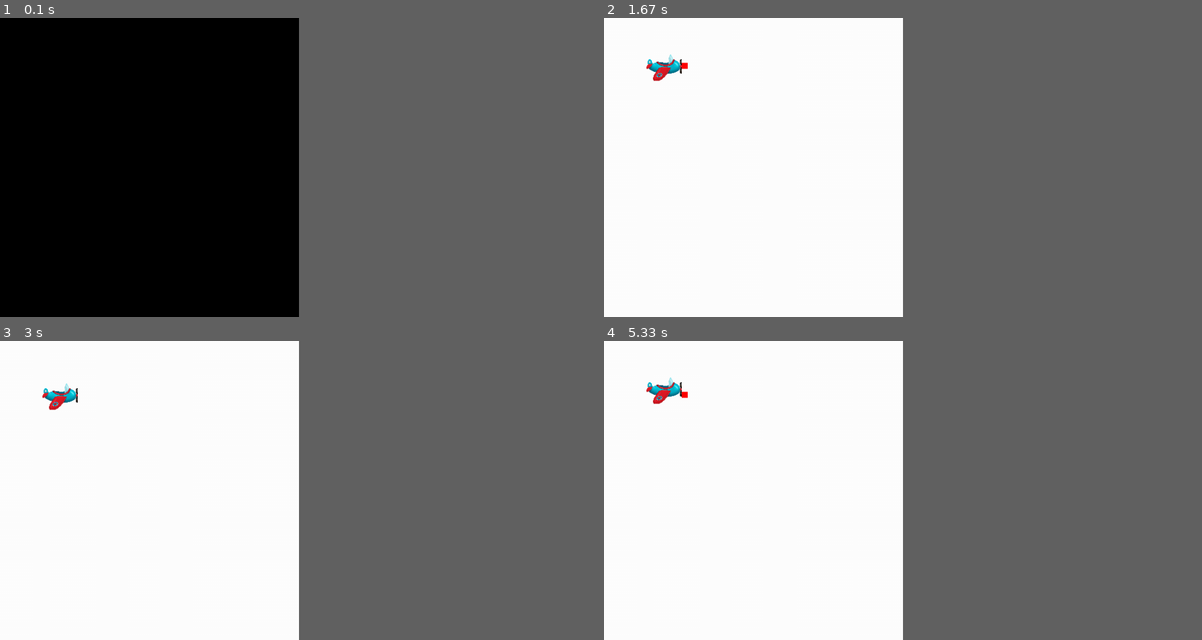
Above: before the commit, frames 1-4 (two rows, left to right).
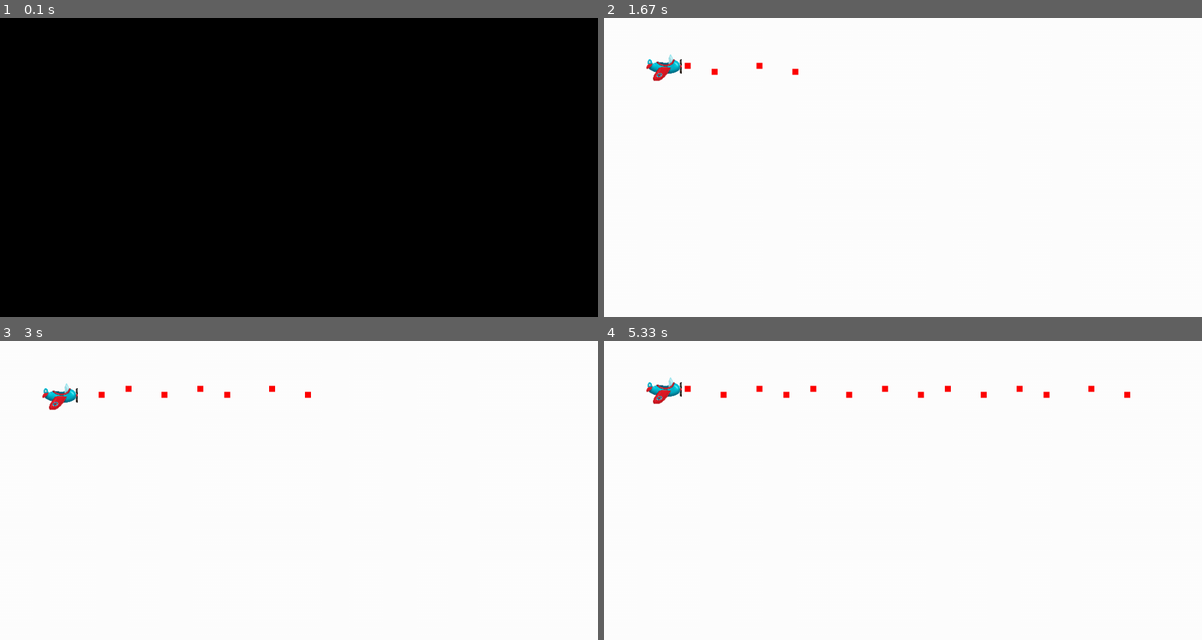
Above: after the commit, the same moments.

Repository: bermmie1000/pygame
Game: pygame game, started from airPlane/test.py
Two runs of this game, one before a commit and one after it. Both use one fixed random seed, a clock stepped at 60 frames per second and the inputs below.
Inputs:
- Up to frame 1 (0.1 s): no input
- Up to frame 2 (1.67 s): tap Space at 0.33, 0.73, 1.23, 1.57 s; hold Up 0.67-1.13 s; hold Down 1.17-1.47 s; hold Up from 1.5 s (still down)
- Up to frame 3 (3 s): release Up at 1.87 s; hold Down 1.9-2.27 s; tap Space at 1.97, 2.37, 2.7 s; hold Up 2.3-2.6 s; hold Down 2.63-2.93 s; hold Up from 2.97 s (still down)
- Up to frame 4 (5.33 s): tap Space at 3.03, 3.43, 3.83, 4.17, 4.5, 4.9, 5.3 s; release Up at 3.33 s; hold Down 3.37-3.73 s; hold Up 3.77-4.07 s; hold Down 4.1-4.4 s; hold Up 4.43-4.8 s; hold Down 4.83-5.2 s; hold Up from 5.23 s (still down)
The window is 450x450 before the commit and 900x450 after it. Grey fills any space a smaller window leaves; there, only what the larger window draws over its background counts as a difference.

The runs differ from the first frame. In frame 1, only the window size differs. In frame 2, 0.1% of the frame differs, in the area x 13-33%, y 14-20%; in frame 3, 0.2%; in frame 4, 0.4%, in the area x 13-88%, y 14-20%.

Commit message:
비행기 미사일 완료

Diff:
--- a/test.py
+++ b/airPlane/test.py
@@ -19,7 +19,7 @@
 
 class Board:
     def __init__(self):
-        self.size = [500, 500]
+        self.size = [1000, 500]
         self.color = WHITE
 
 
@@ -43,22 +43,15 @@
 
 
 class Missile:
-    def __init__(self, plane_x, plane_y):
-        self.x = plane_x + 60
-        self.y = plane_y + 15
+    def __init__(self, x, y):
+        self.x = x
+        self.y = y
 
-    def draw(self, screen, event):
+    def draw(self, screen, x, y):
+        figure = pygame.Rect(x, y, 10, 10)
+        figure = pygame.draw.rect(screen, RED, figure)
 
-        if event.key == SPACEBAR:
-            figure = pygame.Rect(self.x, self.y, 10, 10)
-            figure = pygame.draw.rect(screen, RED, figure)
-
-            return figure
-        else:
-            pass
-
-    def move(self):
-        self.x = self.x + 10
+        return figure
 
 
 screen = pygame.display.set_mode(Board().size)
@@ -67,12 +60,11 @@
 def runGame():
     board = Board()
     plane = Plane()
-    missiles = []
+    missile_xy = []
 
     global done
 
     while not done:
-        missile = Missile(plane.x, plane.y)
 
         clock.tick(10)
         screen.fill(board.color)
@@ -85,13 +77,20 @@
 
             if event.type == pygame.KEYDOWN:
                 plane.move(event)
-                missile.draw(screen, event)
-                missiles.append(missile)
+                if event.key == SPACEBAR:
+                    missile = Missile(plane.x + 50, plane.y + 15)
+                    missile_xy.append([missile.x, missile.y])
             else:
                 pass
 
-        for i in missiles:
-            i.move()
+        if len(missile_xy) != 0:
+            for i, mxy in enumerate(missile_xy):
+                mxy[0] += 15
+                missile_xy[i][0] = mxy[0]
+                missile.draw(screen, mxy[0], mxy[1])
+
+                if mxy[0] >= board.size[0]:
+                    missile_xy.remove(mxy)
 
         screen.blit(plane.draw(), (plane.x, plane.y))
 
--- a/tutorial.py
+++ /dev/null
@@ -1,47 +0,0 @@
-import pygame
-
-pygame.init()
-
-BOARD_COLOR = (255, 255, 255)
-BOARD_SIZE = [400, 300]
-
-screen = pygame.display.set_mode(BOARD_SIZE)
-done = False
-clock = pygame.time.Clock()
-
-# airplane
-plane = pygame.image.load("./images/plane.png")
-plane = pygame.transform.scale(plane, (60, 45))
-
-# bullet
-
-
-def runGame():
-    global done, plane
-    x = 20
-    y = 24
-
-    while not done:
-        # 상태 업데이트 -> 상태 표시 -> 사용자 입력 처리의 loop
-        clock.tick(10)
-        screen.fill(BOARD_COLOR)
-
-        for event in pygame.event.get():
-            if event.type == pygame.QUIT:
-                done = True
-
-            if event.type == pygame.KEYDOWN:
-                if event.key == pygame.K_UP:
-                    y -= 10
-                elif event.key == pygame.K_DOWN:
-                    y += 10
-                elif event.key == pygame.K_SPACE:
-                    pygame.draw.rect(screen, (255, 0, 0), pygame.Rect((50, 50), (3, 3)))
-
-        screen.blit(plane, (x, y))
-
-        pygame.display.update()
-
-
-runGame()
-pygame.quit()
Renamed: images/plane.png -> airPlane/images/plane.png
